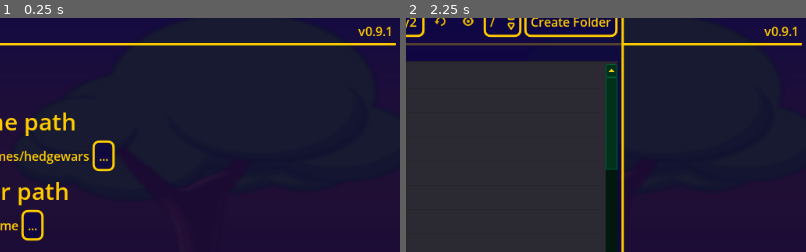
Above: before the commit, frames 1-2 (left to right).
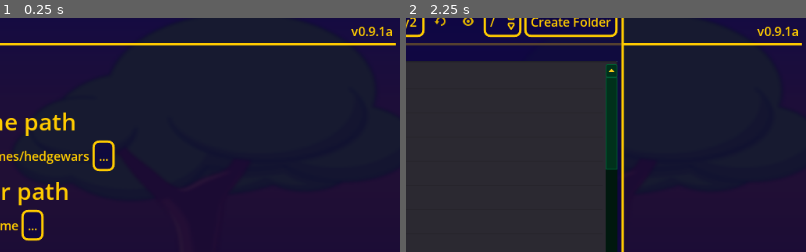
Above: after the commit, the same moments.

Repository: KoBeWi/Hedgewars-Theme-Editor-3
Game: Godot game, scene res://ThemeEditor.tscn
Two runs of this game, one before a commit and one after it. Both use one fixed random seed, a clock stepped at 60 frames per second and the inputs below.
Inputs:
- Up to frame 1 (0.25 s): no input
- Up to frame 2 (2.25 s): click "Maximize on start" at 0.5 s; click "Maximize on start" at 1.25 s; click "..." at 2 s
The pictures show only the part of the screen within x 48-98%, y 19-69%; the shares and areas given below are measured in that part.

The runs differ from the first frame. In frame 1, 0.3% of the frame differs, in the area x 87-98%, y 3-8%; in frame 2, 0.3%.

Commit message:
Fix some bugs

Diff:
--- a/Nodes/ObjectPanel.tscn
+++ b/Nodes/ObjectPanel.tscn
@@ -16,9 +16,10 @@
 	$\"%Amount\".get_line_edit().text = str(object.number) # FIXME engine bug
 	$\"%OnWater\".pressed = (not object.buried.empty() and object.buried[0] == Rect2())
 
-	$\"%EditObject\".connect(\"pressed\", get_parent(), \"edit_object\", [object])
-	$\"%Amount\".connect(\"value_changed\", get_parent(), \"update_object_amount\", [object.name])
-	$\"%OnWater\".connect(\"toggled\", get_parent(), \"update_object_on_water\", [object.name])
+	var parent := get_parent().get_parent() # FIXME this could be more reliable
+	$\"%EditObject\".connect(\"pressed\", parent, \"edit_object\", [object])
+	$\"%Amount\".connect(\"value_changed\", parent, \"update_object_amount\", [object.name])
+	$\"%OnWater\".connect(\"toggled\", parent, \"update_object_on_water\", [object.name])
 "
 
 [node name="ObjectPanel" type="Panel"]
--- a/Nodes/SprayPanel.tscn
+++ b/Nodes/SprayPanel.tscn
@@ -12,9 +12,10 @@
 	$\"%Image\".texture = texture
 	rect_min_size.y = max(texture.get_size().y + 16, 128)
 
+	var parent := get_parent().get_parent() # FIXME this could be more reliable
 	$\"%Amount\".value = HWTheme.sprays[spray]
 	$\"%Amount\".get_line_edit().text = str($\"%Amount\".value) # FIXME engine bug
-	$\"%Amount\".connect(\"value_changed\", get_parent(), \"update_spray_amount\", [spray])
+	$\"%Amount\".connect(\"value_changed\", parent, \"update_spray_amount\", [spray])
 "
 
 [node name="SprayPanel" type="Panel"]
--- a/Scripts/TabObjects.gd
+++ b/Scripts/TabObjects.gd
@@ -36,7 +36,7 @@
 			HWTheme.sprays.erase(object)
 			remove_spray(object)
 		"object+":
-			object = {name = object, number = 1, buried = [], visible = [], on_water = false}
+			object = HWTheme.ThemeObject.new(object, 1)
 			HWTheme.objects[object.name] = object
 			var panel = add_object(object)
 			object.buried.append(Rect2(Vector2(), panel.get_node("Container/Image").texture.get_size()))
--- a/Tabs/Customization.tscn
+++ b/Tabs/Customization.tscn
@@ -4,7 +4,7 @@
 [ext_resource path="res://Font/HeaderFont.tres" type="DynamicFont" id=2]
 [ext_resource path="res://Font/SubsectionFont.tres" type="DynamicFont" id=3]
 
-[node name="Container" type="VBoxContainer"]
+[node name="Customization" type="VBoxContainer"]
 margin_right = 1016.0
 margin_bottom = 555.0
 size_flags_horizontal = 3
--- a/Tabs/Main.tscn
+++ b/Tabs/Main.tscn
@@ -5,7 +5,7 @@
 [ext_resource path="res://Font/DefaultFont.tres" type="DynamicFont" id=3]
 [ext_resource path="res://Font/SectionFont.tres" type="DynamicFont" id=4]
 
-[node name="Container" type="VBoxContainer"]
+[node name="Main" type="VBoxContainer"]
 margin_right = 1024.0
 margin_bottom = 938.0
 size_flags_horizontal = 3
@@ -34,7 +34,7 @@
 size_flags_horizontal = 3
 size_flags_vertical = 1
 custom_fonts/font = ExtResource( 3 )
-text = "v0.9.1"
+text = "v0.9.1a"
 align = 2
 
 [node name="Spacing" type="Control" parent="VersionContainer"]
--- a/Tabs/Theme.tscn
+++ b/Tabs/Theme.tscn
@@ -8,7 +8,7 @@
 [ext_resource path="res://Font/SectionFont.tres" type="DynamicFont" id=6]
 [ext_resource path="res://Nodes/ColorPicker.tscn" type="PackedScene" id=7]
 
-[node name="Container" type="VBoxContainer"]
+[node name="Theme" type="VBoxContainer"]
 margin_right = 1001.0
 margin_bottom = 1654.0
 size_flags_horizontal = 3
--- a/ThemeEditor.tscn
+++ b/ThemeEditor.tscn
@@ -32,7 +32,7 @@
 size_flags_vertical = 3
 scroll_horizontal_enabled = false
 
-[node name="Container" parent="ThemeEditor/Main" instance=ExtResource( 2 )]
+[node name="Content" parent="ThemeEditor/Main" instance=ExtResource( 2 )]
 margin_right = 993.0
 margin_bottom = 733.0
 
@@ -48,7 +48,7 @@
 size_flags_vertical = 3
 scroll_horizontal_enabled = false
 
-[node name="Container" parent="ThemeEditor/Theme" instance=ExtResource( 3 )]
+[node name="Content" parent="ThemeEditor/Theme" instance=ExtResource( 3 )]
 margin_right = 1008.0
 margin_bottom = 2090.0
 
@@ -64,7 +64,7 @@
 size_flags_vertical = 3
 scroll_horizontal_enabled = false
 
-[node name="Container" parent="ThemeEditor/Customization" instance=ExtResource( 5 )]
+[node name="Content" parent="ThemeEditor/Customization" instance=ExtResource( 5 )]
 margin_right = 1008.0
 margin_bottom = 545.0
 
@@ -80,6 +80,6 @@
 size_flags_vertical = 3
 scroll_horizontal_enabled = false
 
-[node name="Container" parent="ThemeEditor/Objects" instance=ExtResource( 6 )]
+[node name="Content" parent="ThemeEditor/Objects" instance=ExtResource( 6 )]
 margin_right = 1008.0
 margin_bottom = 545.0
Not shown, changed: export_presets.cfg
